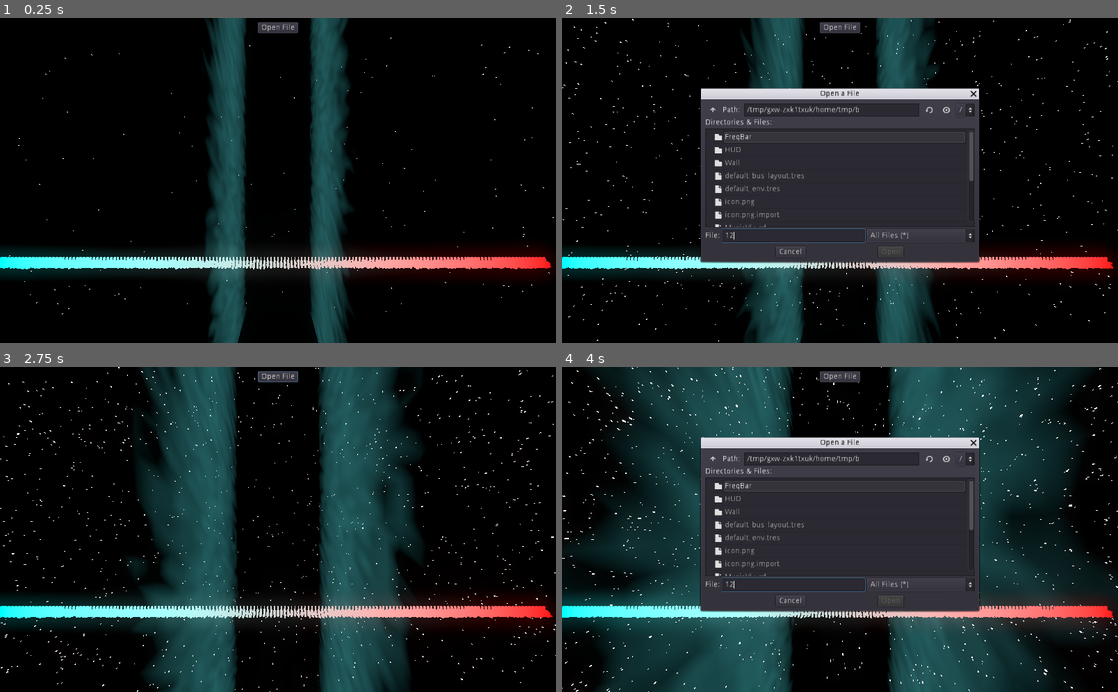
Above: before the commit, frames 1-4 (two rows, left to right).
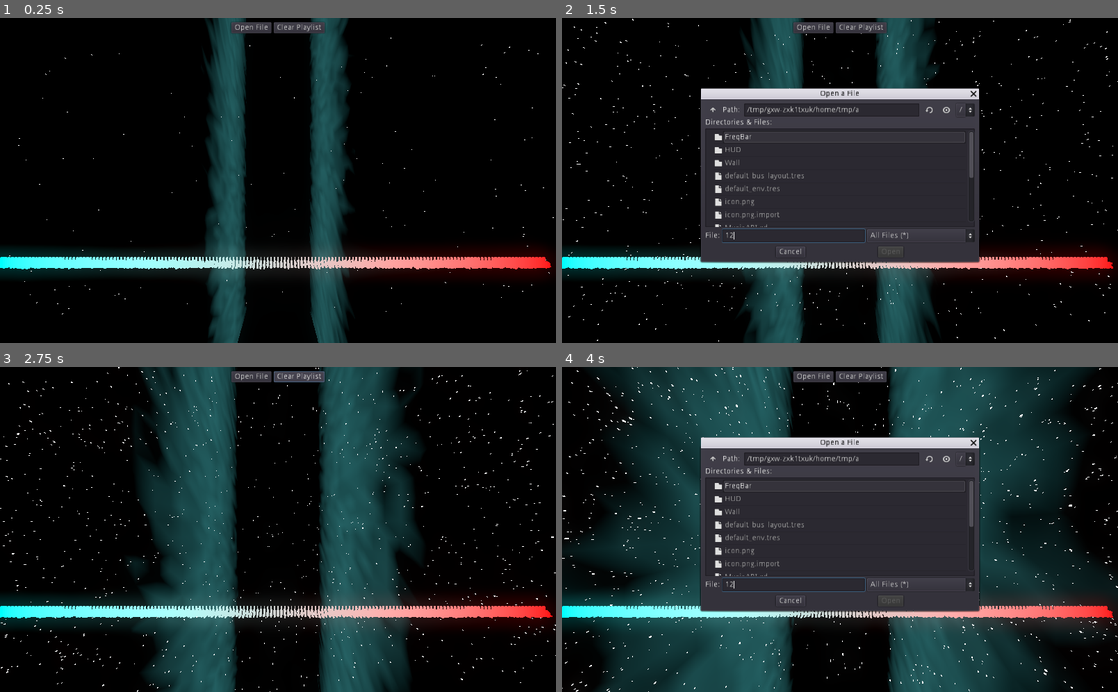
Above: after the commit, the same moments.

Repository: Technohacker/GodotMusicVis
Game: Godot game, scene res://MusicViz.tscn
The game is run twice, just before and just after one commit, with the same random seed, the same clock (stepped at 60 frames per second) and the same inputs.
Inputs (mouse positions are in pixels of both pictures, inside the frame that each line leads up to):
- Up to frame 1 (0.25 s): no input
- Up to frame 2 (1.5 s): click "Open File" at 0.5 s; click (795, 235) at 1.27 s; type "12" at 1.35 s
- Up to frame 3 (2.75 s): click (300, 376) at 2 s, where only the run after the commit has a clickable "Clear Playlist"
- Up to frame 4 (4 s): click "Open File" at 2.75 s; click (795, 584) at 3.52 s; type "12" at 3.6 s

The runs differ from the first frame. In frame 1, 0.4% of the frame differs, in the area x 41-59%, y 1-5%; in frame 2, 0.4%, in the area x 33-74%, y 1-65%; in frame 3, 0.4%; in frame 4, 0.4%.

Commit message:
A new non-autoload Music API
- New music api with automatic playlist features that lets you load up a few songs and let the api do the rest
- You can now toggle your HUD by F1

Diff:
--- a/FreqBar/FreqBar.gd
+++ b/FreqBar/FreqBar.gd
@@ -1,5 +1,5 @@
 extends MeshInstance
 
 # Called every frame. 'delta' is the elapsed time since the previous frame.
-func _process(delta):
+func _process(_delta):
 	$Particles.lifetime = max(self.translation.y, 0.01)
--- a/HUD/HUD.gd
+++ b/HUD/HUD.gd
@@ -1,6 +1,12 @@
 extends CanvasLayer
 
-signal stream_ready(stream)
+var MusicAPI
+
+func _ready(): MusicAPI = get_tree().get_nodes_in_group("MusicAPI")[0]
+
+func _input(event):
+	if event.is_action_pressed("toggle_hud"):
+		$HBoxContainer.visible = !$HBoxContainer.visible
 
 func _on_Open_pressed():
 	var file_open = FileDialog.new()
@@ -12,11 +18,8 @@
 	file_open.popup_centered(OS.window_size / 2)
 
 	var file_path = yield(file_open, "file_selected")
-	var file = File.new()
-	file.open(file_path, File.READ)
-	var buffer = file.get_buffer(file.get_len())
+	MusicAPI.add_song(file_path)
 
-	var stream = AudioStreamMP3.new()
-	stream.data = buffer
-
-	emit_signal("stream_ready", stream)
+func _on_Clear_Playlist_pressed():
+	MusicAPI.clear_queue()
+	pass # Replace with function body.
--- a/HUD/HUD.tscn
+++ b/HUD/HUD.tscn
@@ -16,9 +16,16 @@
 }
 
 [node name="Open" type="Button" parent="HBoxContainer"]
-margin_left = 467.0
-margin_right = 541.0
+margin_left = 418.0
+margin_right = 492.0
 margin_bottom = 20.0
 text = "Open File"
 
+[node name="Clear Playlist" type="Button" parent="HBoxContainer"]
+margin_left = 496.0
+margin_right = 590.0
+margin_bottom = 20.0
+text = "Clear Playlist"
+
 [connection signal="pressed" from="HBoxContainer/Open" to="." method="_on_Open_pressed"]
+[connection signal="pressed" from="HBoxContainer/Clear Playlist" to="." method="_on_Clear_Playlist_pressed"]
--- /dev/null
+++ b/MusicAPI.gd
@@ -0,0 +1,38 @@
+# Music API
+# The music is played and controlled here
+
+extends Node
+
+signal stream_ready(stream)
+signal stop_stream()
+
+var playlist: Array = []
+var playing_music: bool = false
+var wait_for_track: bool = true
+
+func add_song(song_path: String):
+	playlist.append(song_path)
+	if !playing_music:
+		_play_music()
+
+func _play_music():
+	playing_music = true
+	for song in playlist:
+		stream_music(song)
+		if wait_for_track:
+			yield(get_parent(), "track_finished")
+	playing_music = false
+
+func stream_music(song_path):
+	var file = File.new()
+	file.open(song_path, File.READ)
+	var buffer = file.get_buffer(file.get_len())
+
+	var stream = AudioStreamMP3.new()
+	stream.data = buffer
+	emit_signal("stream_ready", stream)
+
+func clear_queue():
+	playlist.clear()
+	playing_music = false
+	emit_signal("stop_stream")
--- a/MusicViz.gd
+++ b/MusicViz.gd
@@ -6,6 +6,8 @@
 
 var spectrum: AudioEffectSpectrumAnalyzerInstance
 var count: int
+
+signal track_finished()
 
 func _init():
 	spectrum = AudioServer.get_bus_effect_instance(0, 0)
@@ -39,6 +41,12 @@
 				prev_hz = hz
 				i += 1
 
-func _on_HUD_stream_ready(stream: AudioStream):
+func _musicapi_stream_ready(stream):
 	$AudioStreamPlayer.stream = stream
 	$AudioStreamPlayer.play(0)
+
+func _on_AudioStreamPlayer_finished():
+	emit_signal("track_finished")
+
+func _on_MusicAPI_stop_stream():
+	$AudioStreamPlayer.stream = AudioStream.new()
--- a/MusicViz.tscn
+++ b/MusicViz.tscn
@@ -1,6 +1,7 @@
-[gd_scene load_steps=8 format=2]
+[gd_scene load_steps=9 format=2]
 
 [ext_resource path="res://Wall/Wall.tscn" type="PackedScene" id=1]
+[ext_resource path="res://MusicAPI.gd" type="Script" id=2]
 [ext_resource path="res://MusicViz.gd" type="Script" id=3]
 [ext_resource path="res://HUD/HUD.tscn" type="PackedScene" id=4]
 
@@ -24,7 +25,9 @@
 material = SubResource( 3 )
 size = Vector3( 0.117, 0.121, 0.158 )
 
-[node name="MusicViz" type="Spatial"]
+[node name="MusicViz" type="Spatial" groups=[
+"MusicViz",
+]]
 script = ExtResource( 3 )
 
 [node name="FreqBars" type="Spatial" parent="."]
@@ -57,4 +60,11 @@
 process_material = SubResource( 2 )
 draw_pass_1 = SubResource( 4 )
 
-[connection signal="stream_ready" from="HUD" to="." method="_on_HUD_stream_ready"]
+[node name="MusicAPI" type="Node" parent="." groups=[
+"MusicAPI",
+]]
+script = ExtResource( 2 )
+
+[connection signal="finished" from="AudioStreamPlayer" to="." method="_on_AudioStreamPlayer_finished"]
+[connection signal="stop_stream" from="MusicAPI" to="." method="_on_MusicAPI_stop_stream"]
+[connection signal="stream_ready" from="MusicAPI" to="." method="_musicapi_stream_ready"]
--- a/project.godot
+++ b/project.godot
@@ -18,6 +18,14 @@
 
 enable_audio_input=true
 
+[input]
+
+toggle_hud={
+"deadzone": 0.5,
+"events": [ Object(InputEventKey,"resource_local_to_scene":false,"resource_name":"","device":0,"alt":false,"shift":false,"control":false,"meta":false,"command":false,"pressed":false,"scancode":16777244,"unicode":0,"echo":false,"script":null)
+ ]
+}
+
 [physics]
 
 common/enable_pause_aware_picking=true
